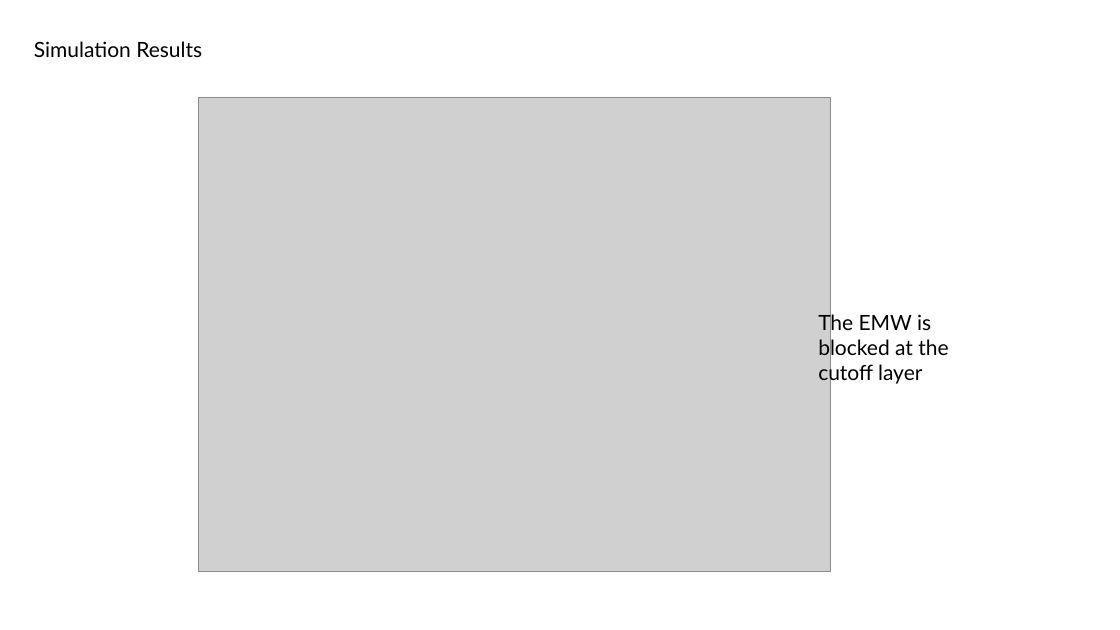
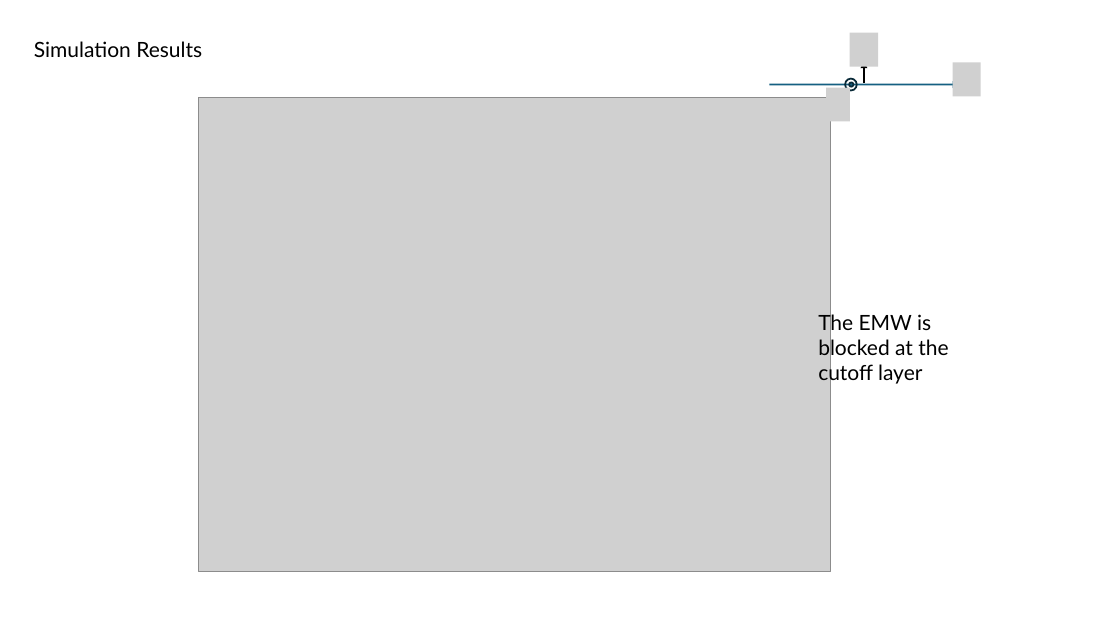
Before and after one commit to USTC-star/computer_share, a slide deck: slide 8 of 1D full wave simulation in magnetic plasma.pptx. Drawn at 1120x630 pixels with LibreOffice and Linux fonts; fonts in the diff are those of the drawing; grey boxes stand for pictures. Boxes give left, top, right and bottom in pixels: in the first picture for what was removed or moved away, otherwise in the second. Text is boxed around its words. In the diff, an @@ line names an element or a change of style, - is before the commit and + after.

```diff
--- a/1D full wave simulation in magnetic plasma.pptx
+++ b/1D full wave simulation in magnetic plasma.pptx
@@ group added at box(770, 33, 981, 121): 3 pictures, 2 arrows, 2 ellipses @@
```
Also in this commit, not shown: 3 slides added.
